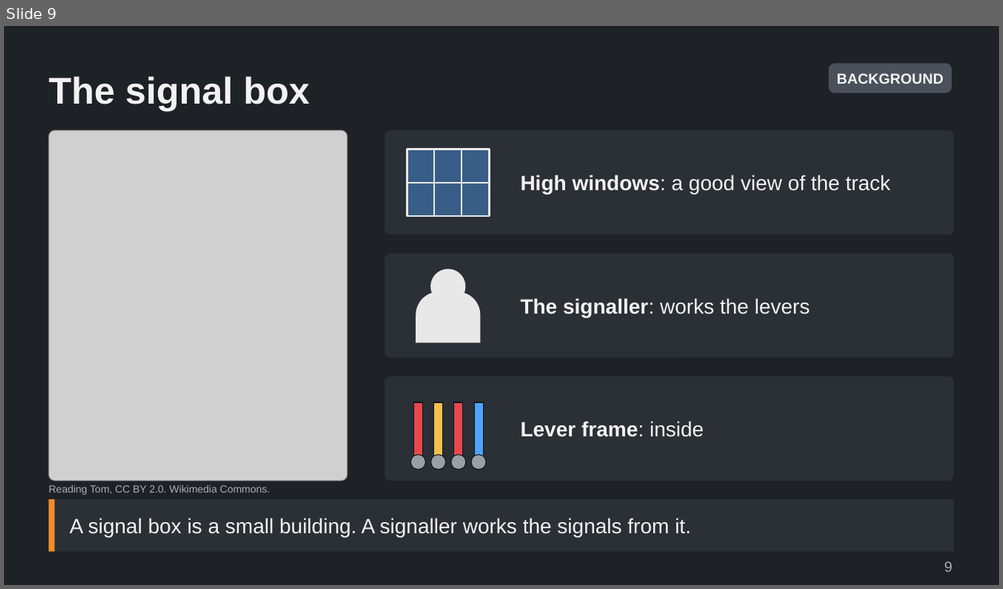
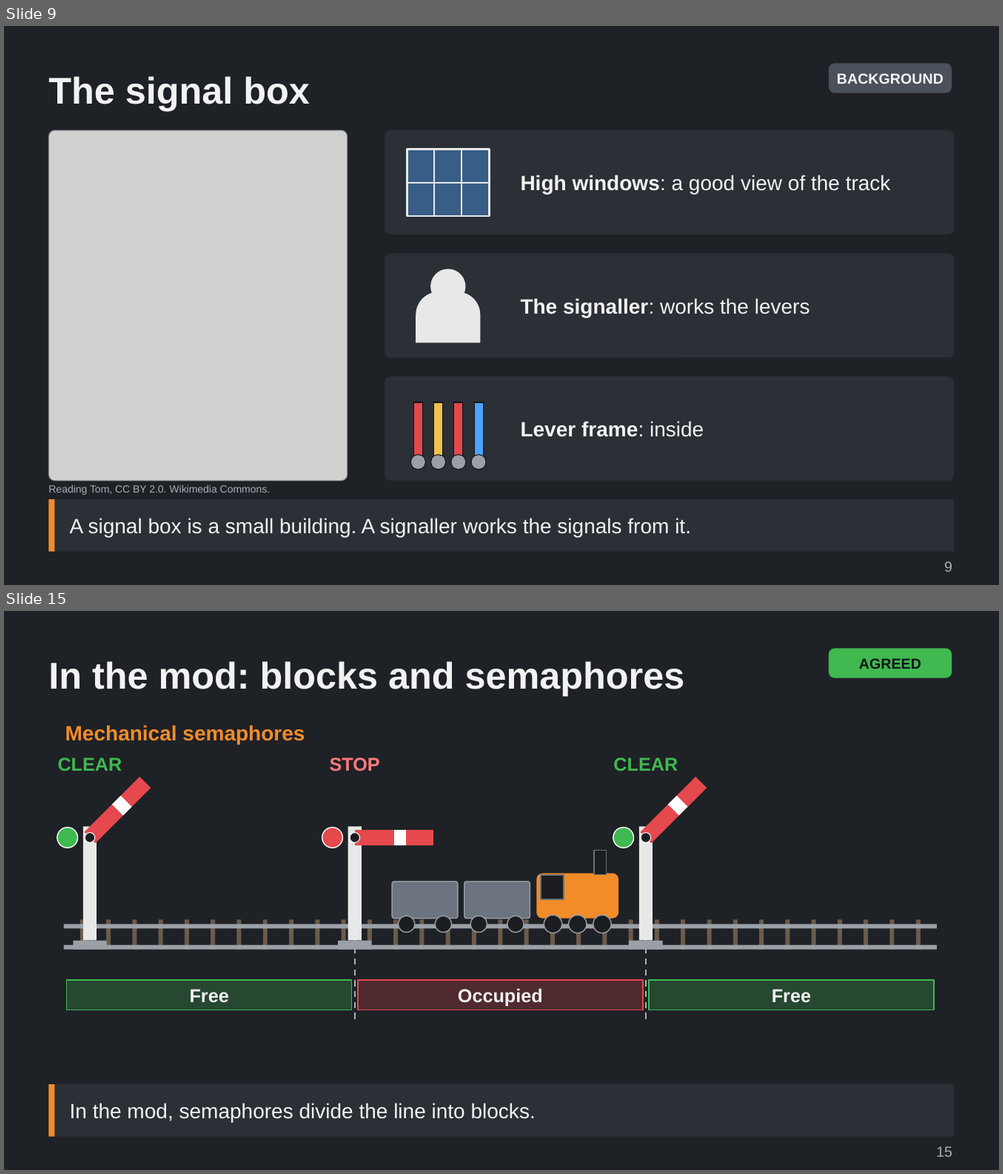
Before and after one commit to Tarenkookoo/Satisfactory---Early-Locomotion, a slide deck: Reporting/Claude Presents/Deck2_Signals/Signals_and_Signal_Boxes_Explained.pptx. Shown one above the other, each under a label of ours: slide 9 before the commit, slides 9 and 15 after it; the slides between them are not shown. The pictures are 1003x589 and 1003x1174 pixels, drawn with LibreOffice and Linux fonts; fonts in the diff are those of the drawing; grey boxes stand for pictures. Boxes give left, top, right and bottom in pixels: in the first picture for what was removed or moved away, otherwise in the second. Text is boxed around its words. In the diff, an @@ line names an element or a change of style, - is before the commit and + after.

```diff
--- a/Reporting/Claude Presents/Deck2_Signals/Signals_and_Signal_Boxes_Explained.pptx
+++ b/Reporting/Claude Presents/Deck2_Signals/Signals_and_Signal_Boxes_Explained.pptx
@@ slide 15 added at box(4, 611, 999, 1170), background #1E2126 @@
@@ rounded rectangle added at box(828, 648, 951, 678), fill #3FB950, 14 pt, text #101418, bold @@
+AGREED
@@ title added at box(48, 661, 685, 696), 36 pt, text #F2F2F2, bold @@
+In the mod: blocks and semaphores
@@ group added at box(57, 725, 936, 1022): 46 rectangles, 13 ellipses, 6 freeform shapes, 4 texts, 3 rounded rectangles, 2 lines @@
+Free
+Occupied
+Free
+CLEAR
+STOP
+CLEAR
+Mechanical semaphores
@@ rectangle added at box(48, 1085, 954, 1137), fill #2B2F36, 20 pt, text #F2F2F2 @@
+In the mod, semaphores divide the line into blocks.
@@ rectangle added at box(48, 1085, 55, 1137), fill #F28C28 @@
@@ text added at box(936, 1147, 952, 1157), 14 pt, text #A9B0B8 @@
+15
```
Also in this commit, not shown: 8 other slides added, 1 other file.
